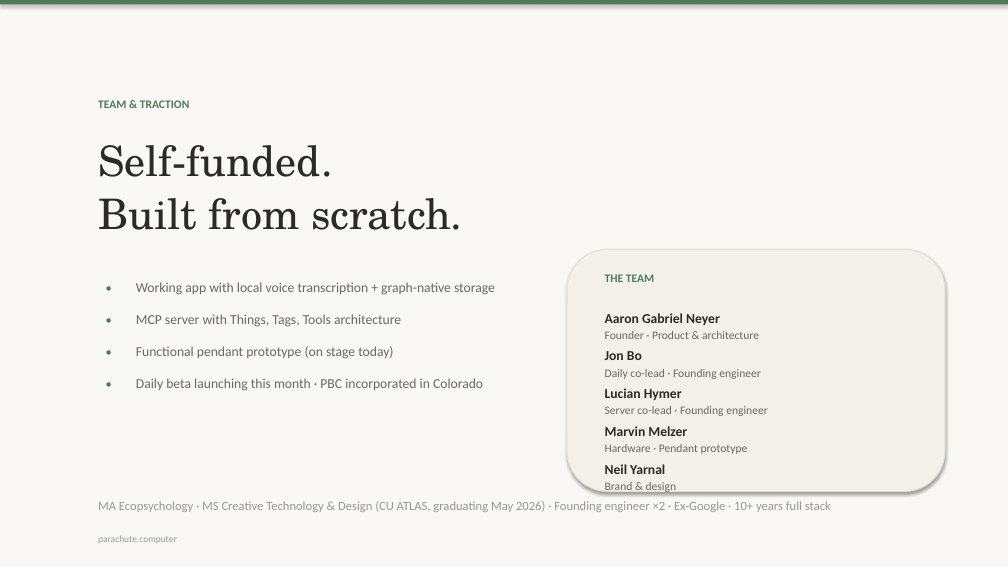
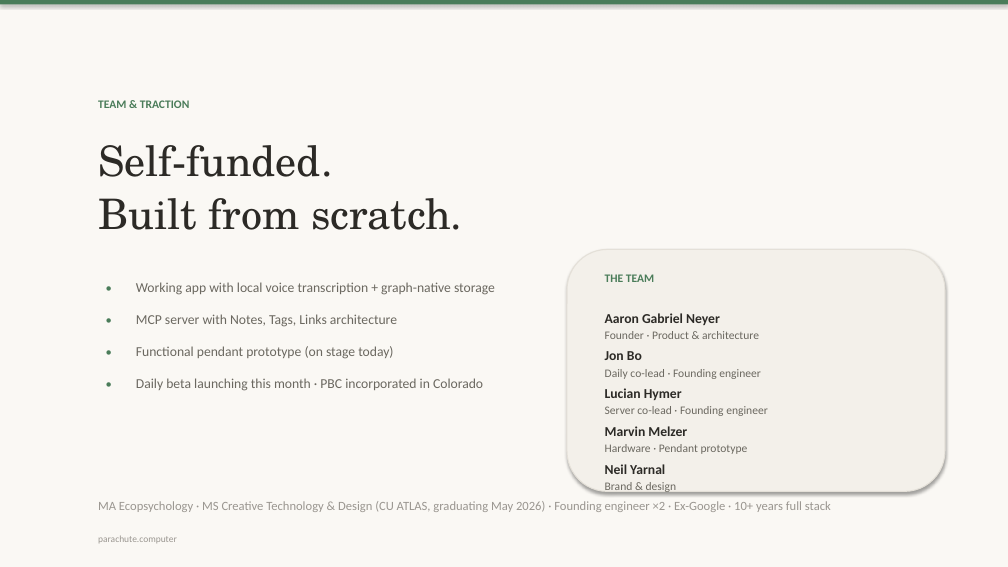
Before and after one commit to ParachuteComputer/parachute.computer, a slide deck: slide 8 of nvc-pitch-deck.pptx. Drawn at 1008x567 pixels with LibreOffice and Linux fonts; fonts in the diff are those of the drawing. Boxes give left, top, right and bottom in pixels: in the first picture for what was removed or moved away, otherwise in the second. Text is boxed around its words. In the diff, an @@ line names an element or a change of style, - is before the commit and + after.

```diff
--- a/nvc-pitch-deck.pptx
+++ b/nvc-pitch-deck.pptx
@@ text at [136, 314, 397, 327]: text changed @@
-MCP server with Things, Tags, Tools architecture
+MCP server with Notes, Tags, Links architecture
```
Also in this commit, not shown: 1 other slide changed, 2 other files.
